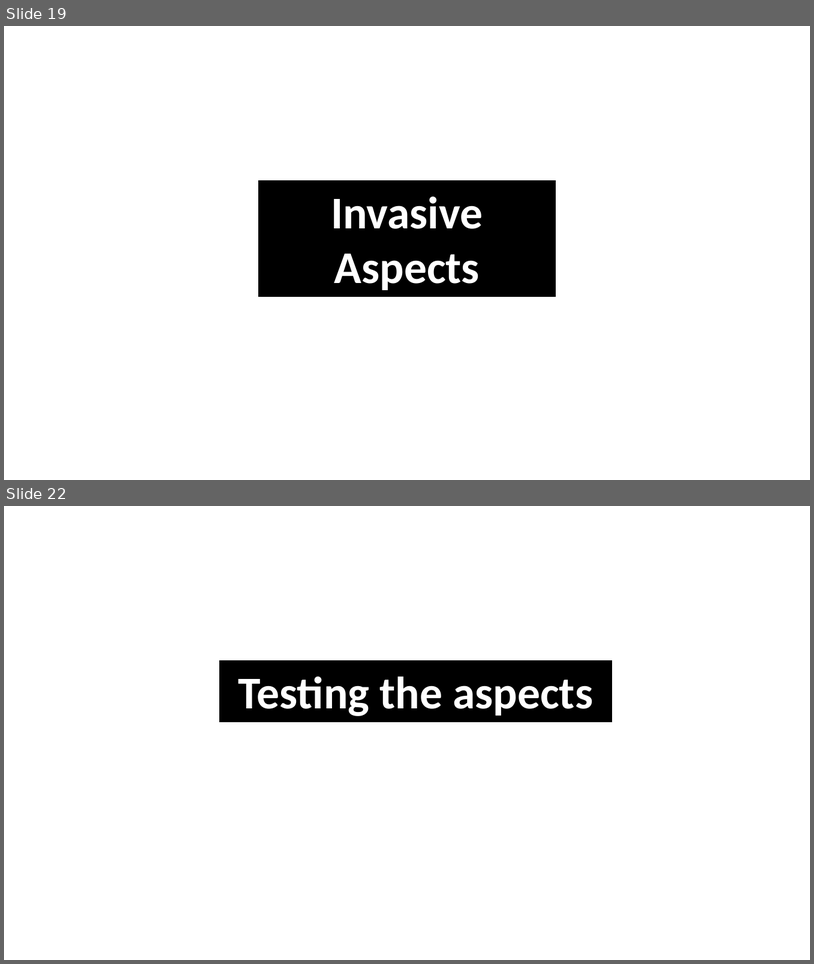
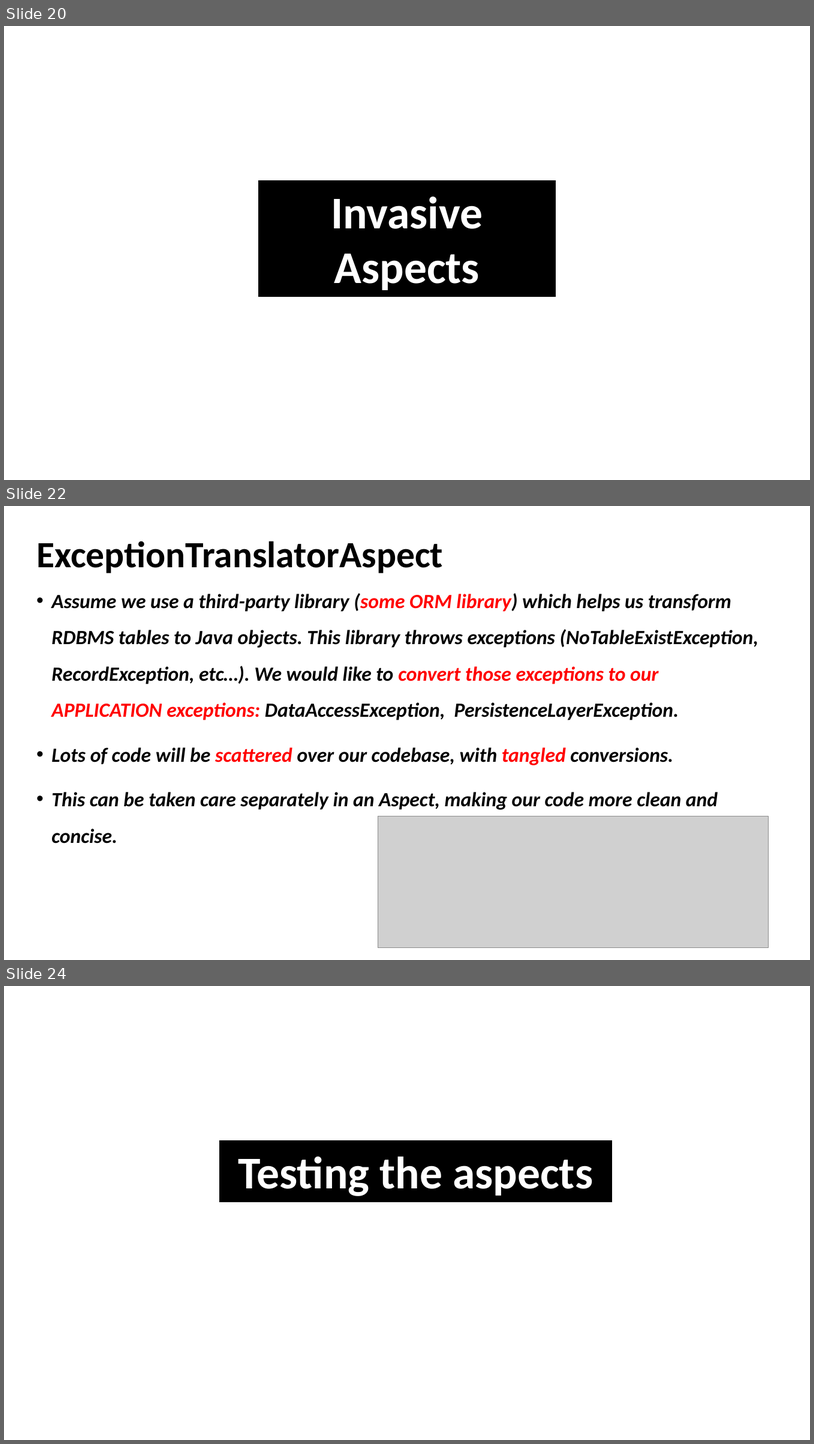
Before and after one commit to akotek/AOP, a slide deck: src/Final Project Presentation.pptx. Shown one above the other, each under a label of ours: slides 19 and 22 before the commit, slides 20, 22 and 24 after it; the slides between them are not shown. The pictures are 814x964 and 814x1444 pixels, drawn with LibreOffice and Linux fonts; fonts in the diff are those of the drawing; grey boxes stand for pictures. Boxes give left, top, right and bottom in pixels: in the first picture for what was removed or moved away, otherwise in the second. Text is boxed around its words. In the diff, an @@ line names an element or a change of style, - is before the commit and + after.

Commit message:
ExceptionTranslationAspect impl

```diff
--- a/src/Final Project Presentation.pptx
+++ b/src/Final Project Presentation.pptx
@@ slide 22 added at (4, 506, 810, 960), background #FFFFFF @@
@@ title added at (36, 541, 443, 573), 44 pt, text #000000, bold @@
+ExceptionTranslatorAspect
@@ text added at (51, 593, 759, 843), 24 pt, text #000000, bold, italic @@
+• Assume we use a third-party library (some ORM library) which helps us transform RDBMS tables to Java objects. This library throws exceptions (NoTableExistException, RecordException, etc…). We would like to convert those exceptions to our APPLICATION exceptions: DataAccessException, PersistenceLayerException.
+• Lots of code will be scattered over our codebase, with tangled conversions.
+• This can be taken care separately in an Aspect, making our code more clean and concise.
@@ picture added at (378, 816, 768, 948) @@
@@ what was slide 19 is now slide 20 @@
@@ what was slide 22 is now slide 24 @@
```
Also in this commit, not shown: 5 slides changed, 2 other slides added, 1 slide removed, 5 other files.
